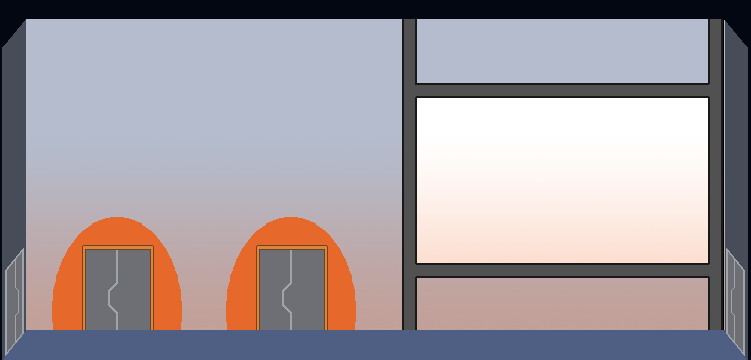
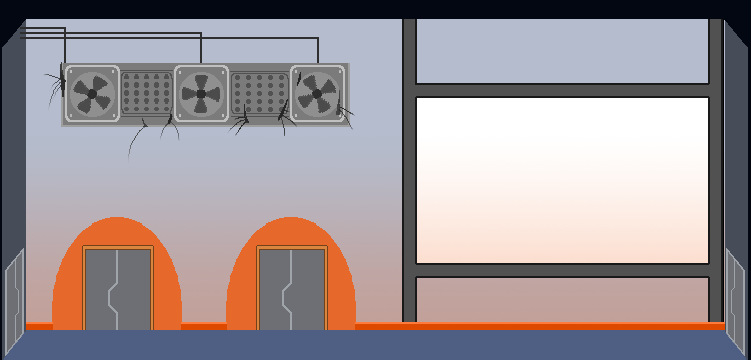
Layers edited between the first and the second (751, 360) image:
added group "décoration" with 7 layers in group "Pont" over [20, 27, 356, 163]
added layer "Calque 15" in group "décoration" over [43, 62, 356, 163]
added layer "Calque 14" in group "décoration" over [120, 70, 173, 117]
added layer "détails" in group "décoration" over [65, 65, 345, 123]
added layer "Calque 14 copie 2" in group "décoration" over [298, 75, 336, 113]
added layer "Calque 14 copie 3" in group "décoration" over [73, 75, 111, 114]
added layer "Calque 14 copie" in group "décoration" over [182, 75, 220, 113]
added layer "Calque 13" in group "décoration" over [20, 27, 350, 128]
added group "porte_01" with 3 layers in group "Pont" over [52, 322, 182, 330]
moved "Calque 11 copie" into group "porte_01" over [52, 322, 182, 330]
added group "Porte_02" with 3 layers in group "Pont" over [226, 322, 356, 330]
moved "Calque 11" into group "Porte_02" over [226, 322, 356, 330]
added layer "plainte" in group "Pont" over [26, 322, 725, 330]
